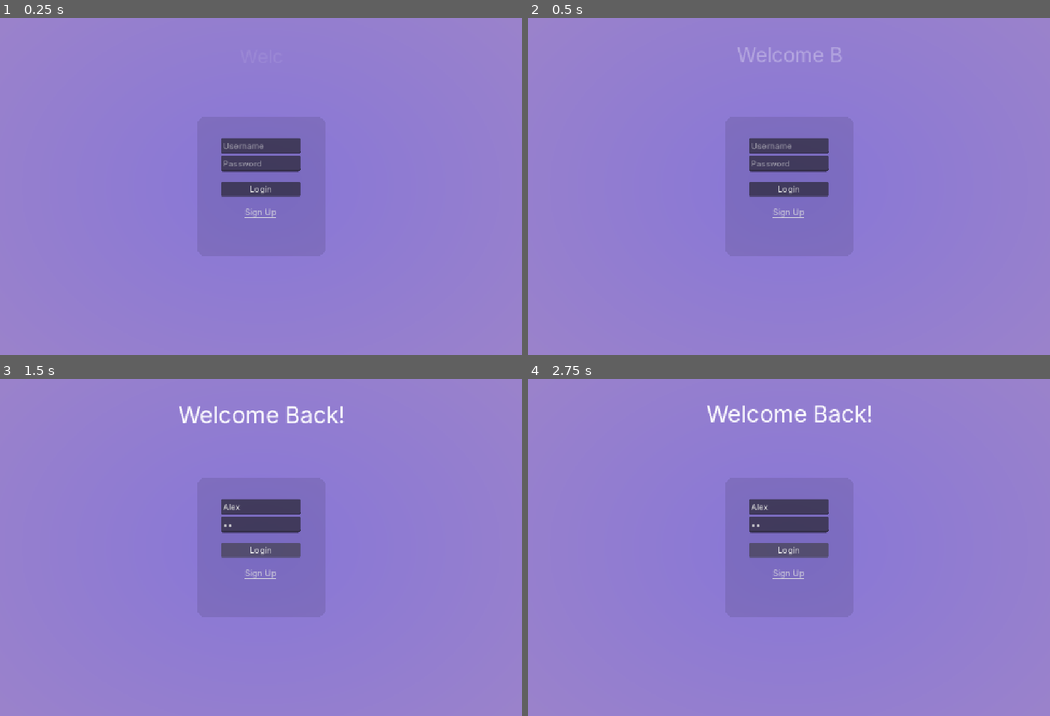
Above: before the commit, frames 1-4 (two rows, left to right).
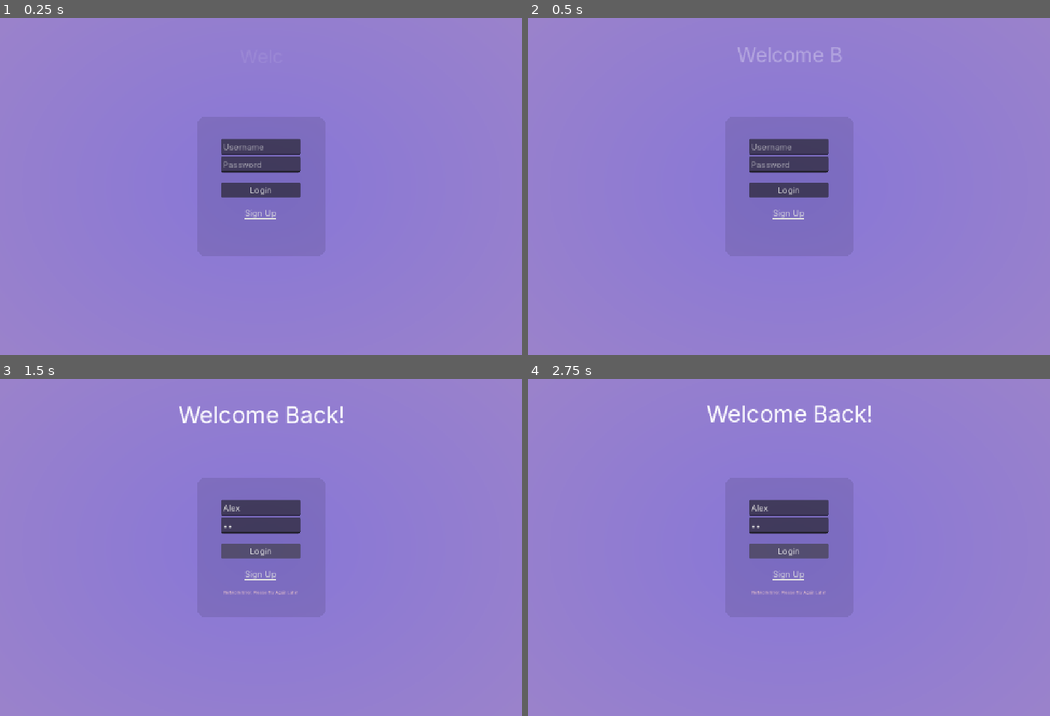
Above: after the commit, the same moments.

Repository: clride/Pernu
Game: Godot game, scene res://UI/Login/login.tscn
Two runs of this game, one before a commit and one after it. Both use one fixed random seed, a clock stepped at 60 frames per second and the inputs below.
Inputs (mouse positions are in pixels of both pictures, inside the frame that each line leads up to):
- Up to frame 1 (0.25 s): no input
- Up to frame 2 (0.5 s): no input
- Up to frame 3 (1.5 s): click (261, 507) at 0.52 s; type "Alex" at 0.6 s; click (261, 523) at 0.75 s; type "12" at 0.83 s; click "Login" at 1.25 s
- Up to frame 4 (2.75 s): click "Login" at 2 s

The runs differ from the first frame. In frame 1, 0.7% of the frame differs, in the area x 42-58%, y 35-60%; in frame 2, 0.7%; in frame 3, 0.6%; in frame 4, 0.6%.
Error before the commit: Invalid access to property or key 'status' on a base object of type 'Nil'. (res://UI/Login/login.gd:41)

Commit message:
Add fallback when connection is lost

Diff:
--- a/app/UI/Login/login.gd
+++ b/app/UI/Login/login.gd
@@ -37,7 +37,12 @@
 	var json = JSON.new()
 	json.parse(body.get_string_from_utf8())
 	var response = json.get_data()
-	print(response)
+
+	if response == null:
+		info.add_theme_color_override("font_color", Color(1.0, 0.828, 0.799, 1.0))
+		info.text = "Network Error. Please Try Again Later"
+		return
+
 	info.text = response.status
 
 	if response_code == 200:
--- a/app/UI/Login/login.tscn
+++ b/app/UI/Login/login.tscn
@@ -223,9 +223,8 @@
 [node name="Info" type="Label" parent="LoginProcess/PanelContainer/Login" unique_id=538207878]
 layout_mode = 2
 theme_override_colors/font_color = Color(1, 1, 1, 1)
-theme_override_font_sizes/font_size = 10
+theme_override_font_sizes/font_size = 8
 horizontal_alignment = 1
-clip_text = true
 
 [node name="HTTPRequest" type="HTTPRequest" parent="LoginProcess/PanelContainer/Login" unique_id=1430461944]
 
